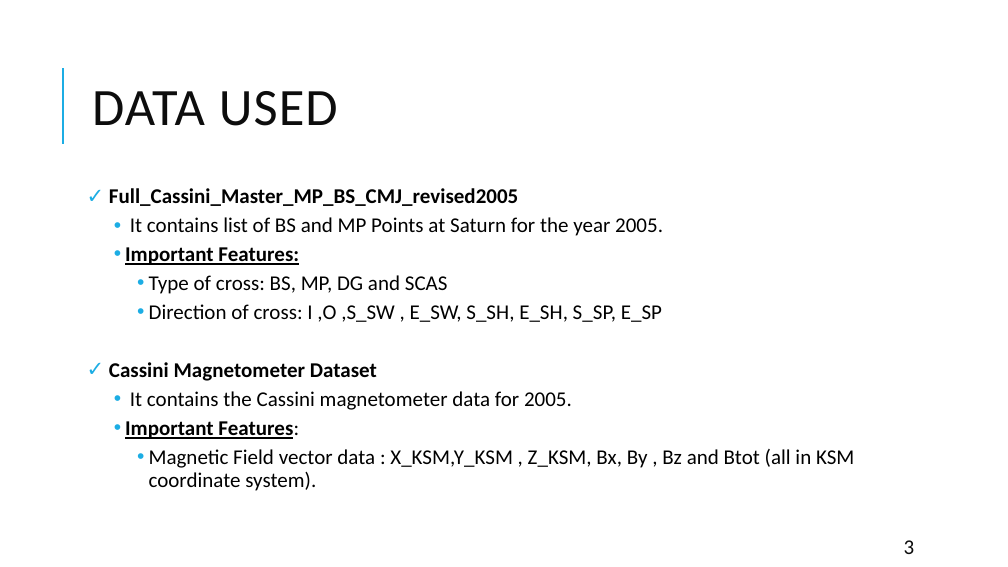
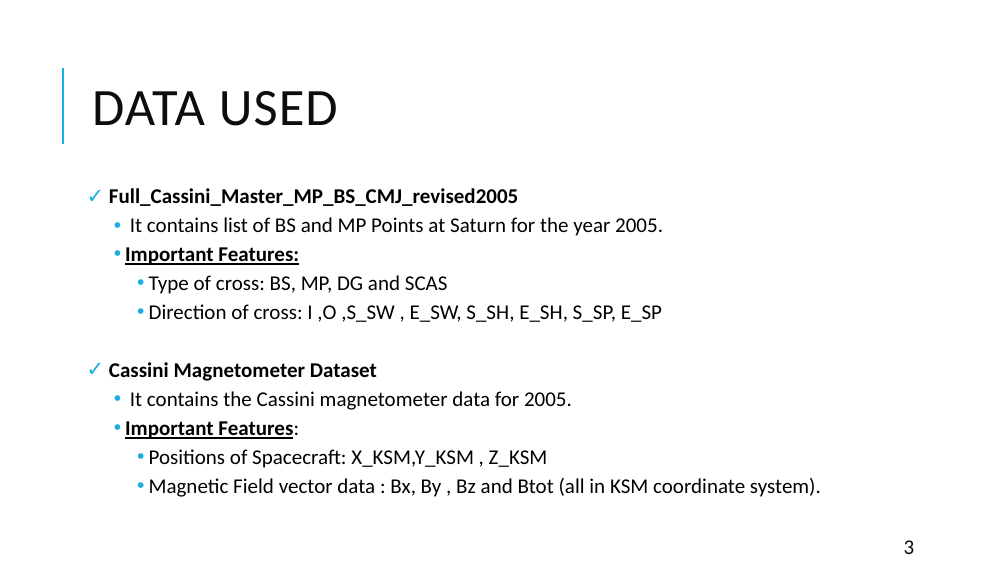
Before and after one commit to matty1203/r_cubicplot, a slide deck: slide 3 of Classification of bow shock event positions from Magnetic.pptx. Drawn at 1008x567 pixels with LibreOffice and Linux fonts; fonts in the diff are those of the drawing. Boxes give left, top, right and bottom in pixels: in the first picture for what was removed or moved away, otherwise in the second. Text is boxed around its words. In the diff, an @@ line names an element or a change of style, - is before the commit and + after.

```diff
--- a/Classification of bow shock event positions from Magnetic.pptx
+++ b/Classification of bow shock event positions from Magnetic.pptx
@@ text at box(149, 449, 821, 497): text changed @@
-            • Magnetic Field vector data : X_KSM,Y_KSM , Z_KSM, Bx, By , Bz and Btot (all in KSM coordinate system).
+            • Positions of Spacecraft: X_KSM,Y_KSM , Z_KSM
+            • Magnetic Field vector data : Bx, By , Bz and Btot (all in KSM coordinate system).
```
Also in this commit, not shown: 5 other slides changed.
